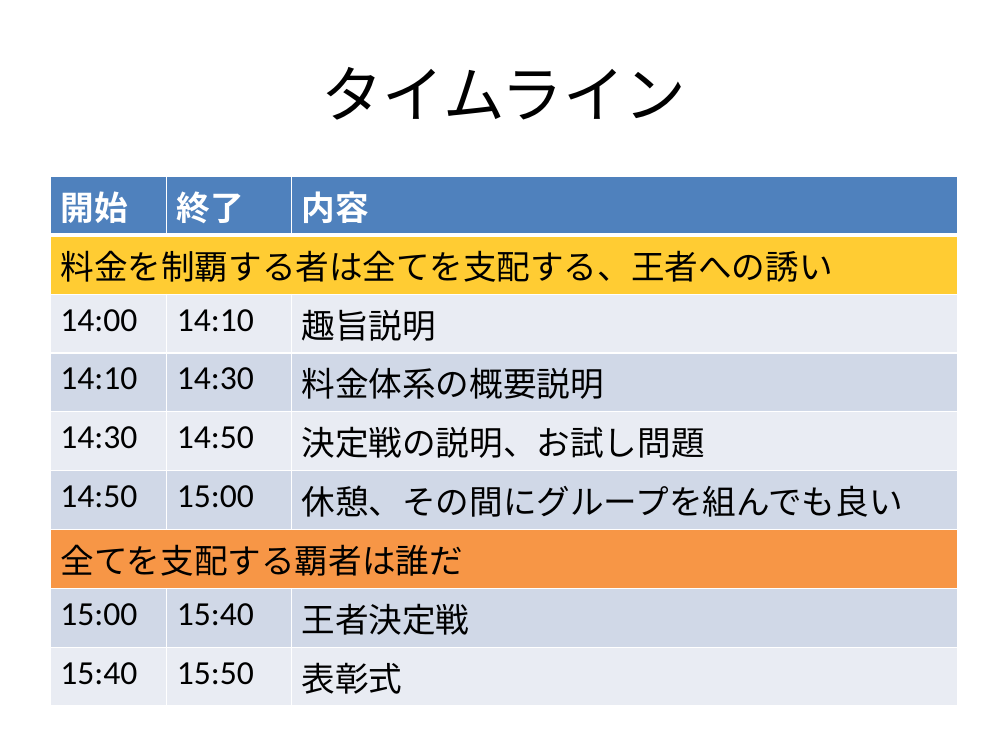
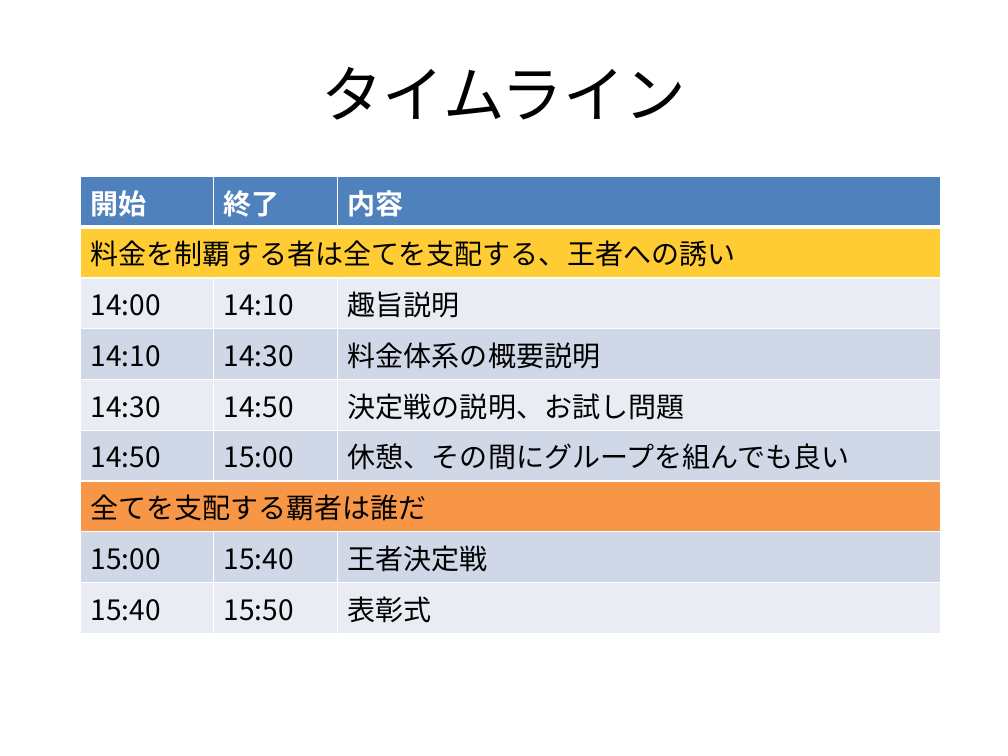
Before and after one commit to aws-samurai/pricing-data, a slide deck: slide 3 of slide/AWS料金体系グランドマスター王者決定戦.pptx. Drawn at 1008x756 pixels with LibreOffice and Linux fonts; fonts in the diff are those of the drawing; background and template pictures are left out. Boxes give left, top, right and bottom in pixels: in the first picture for what was removed or moved away, otherwise in the second. Text is boxed around its words. In the diff, an @@ line names an element or a change of style, - is before the commit and + after.

```diff
--- a/slide/AWS料金体系グランドマスター王者決定戦.pptx
+++ b/slide/AWS料金体系グランドマスター王者決定戦.pptx
@@ table at (81, 176, 941, 627) @@
@@ size 24 to 20 pt, font Calibri to Noto Sans CJK JP @@
@@ table: place and size @@
-table at (50, 176, 959, 698)
+table at (81, 176, 941, 627)
```
Also in this commit, not shown: 20 other slides changed, 8 slides added, 1 slide removed, 1 other file.
